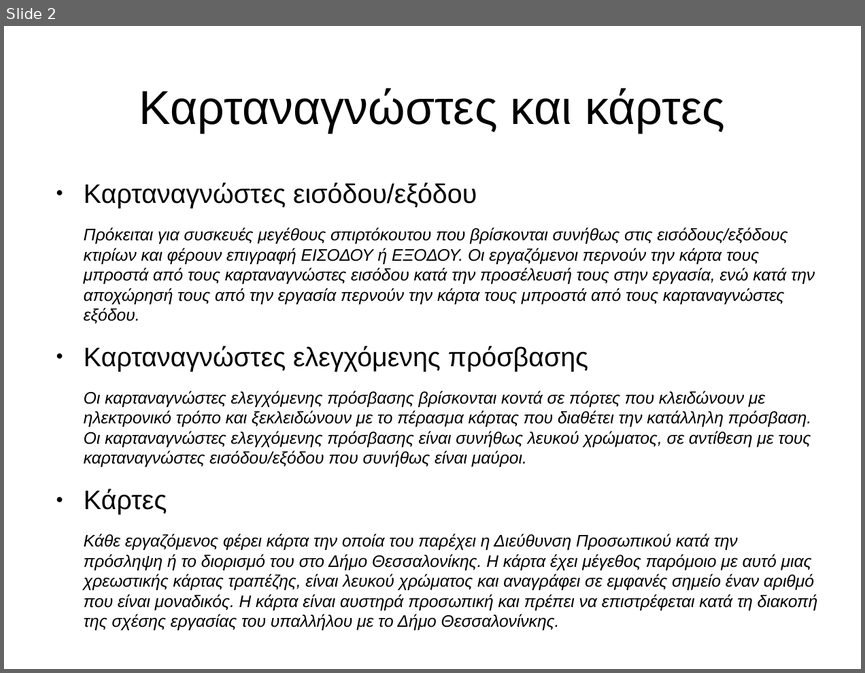
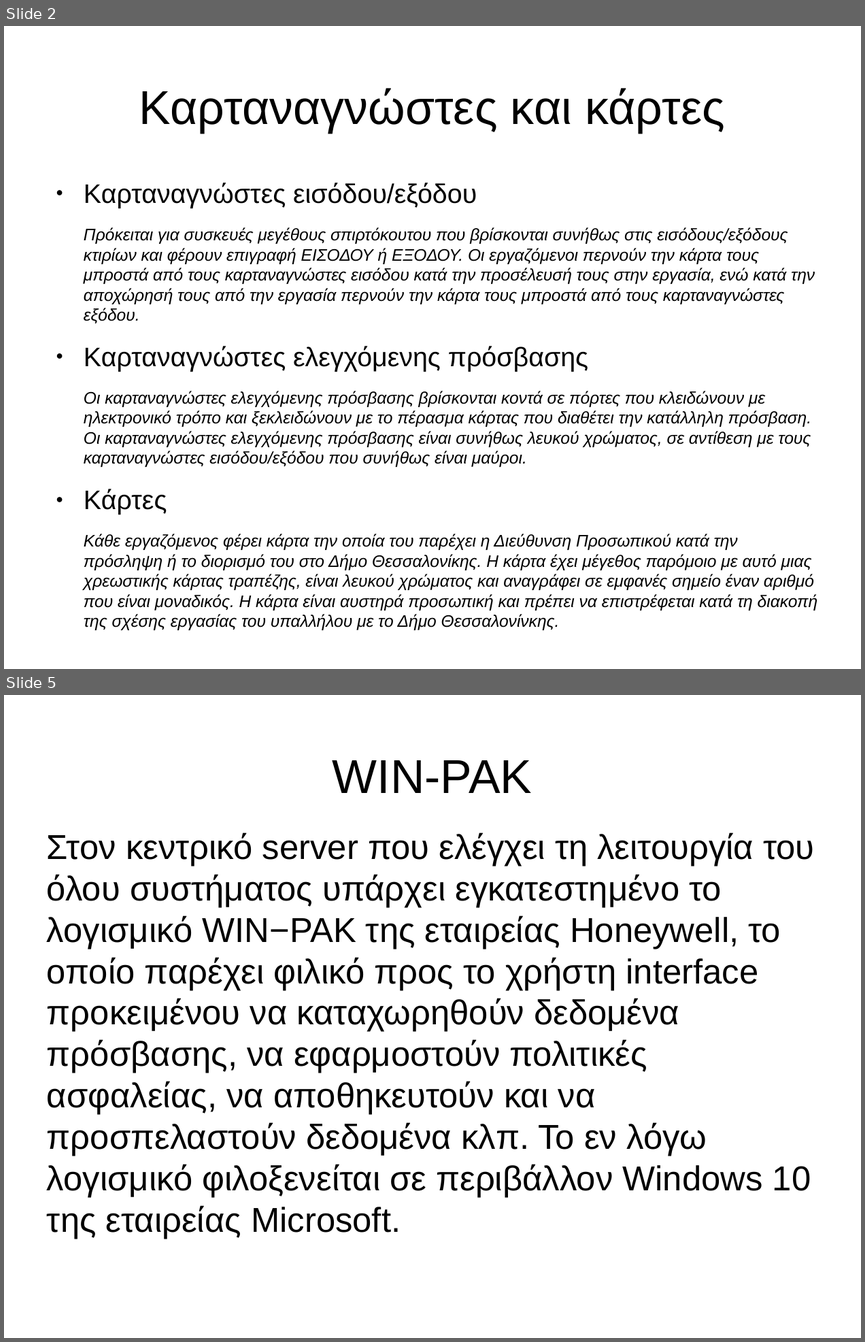
Before and after one commit to panos1962/letrak, a slide deck: misc/isagogi.odp. Shown one above the other, each under a label of ours: slide 2 before the commit, slides 2 and 5 after it; the slides between them are not shown. The pictures are 865x673 and 865x1342 pixels, drawn with LibreOffice and Linux fonts; fonts in the diff are those of the drawing. Boxes give left, top, right and bottom in pixels: in the first picture for what was removed or moved away, otherwise in the second. Text is boxed around its words. In the diff, an @@ line names an element or a change of style, - is before the commit and + after.

```diff
--- a/misc/isagogi.odp
+++ b/misc/isagogi.odp
@@ slide 5 added at (4,695,861,1338), background #FFFFFF @@
@@ title added at (332,760,532,793), 44 pt, text #000000 @@
+WIN-PAK
@@ subtitle added at (47,832,814,1239), 32 pt, text #000000 @@
+Στον κεντρικό server που ελέγχει τη λειτουργία του όλου συστήματος υπάρχει εγκατεστημένο το λογισμικό WIN−PAK της εταιρείας Honeywell, το οποίο παρέχει φιλικό προς το χρήστη interface προκειμένου να καταχωρηθούν δεδομένα πρόσβασης, να εφαρμοστούν πολιτικές ασφαλείας, να αποθηκευτούν και να προσπελαστούν δεδομένα κλπ. Το εν λόγω λογισμικό φιλοξενείται σε περιβάλλον Windows 10 της εταιρείας Microsoft.
```
Also in this commit, not shown: 5 other slides added, 1 other file.
